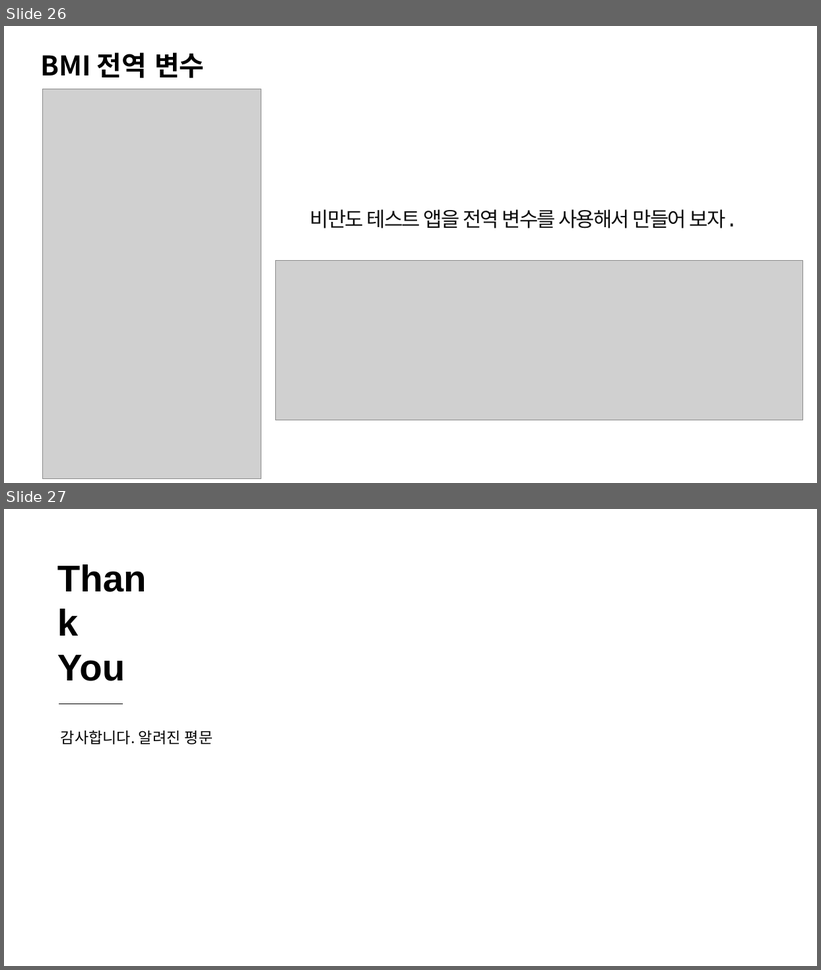
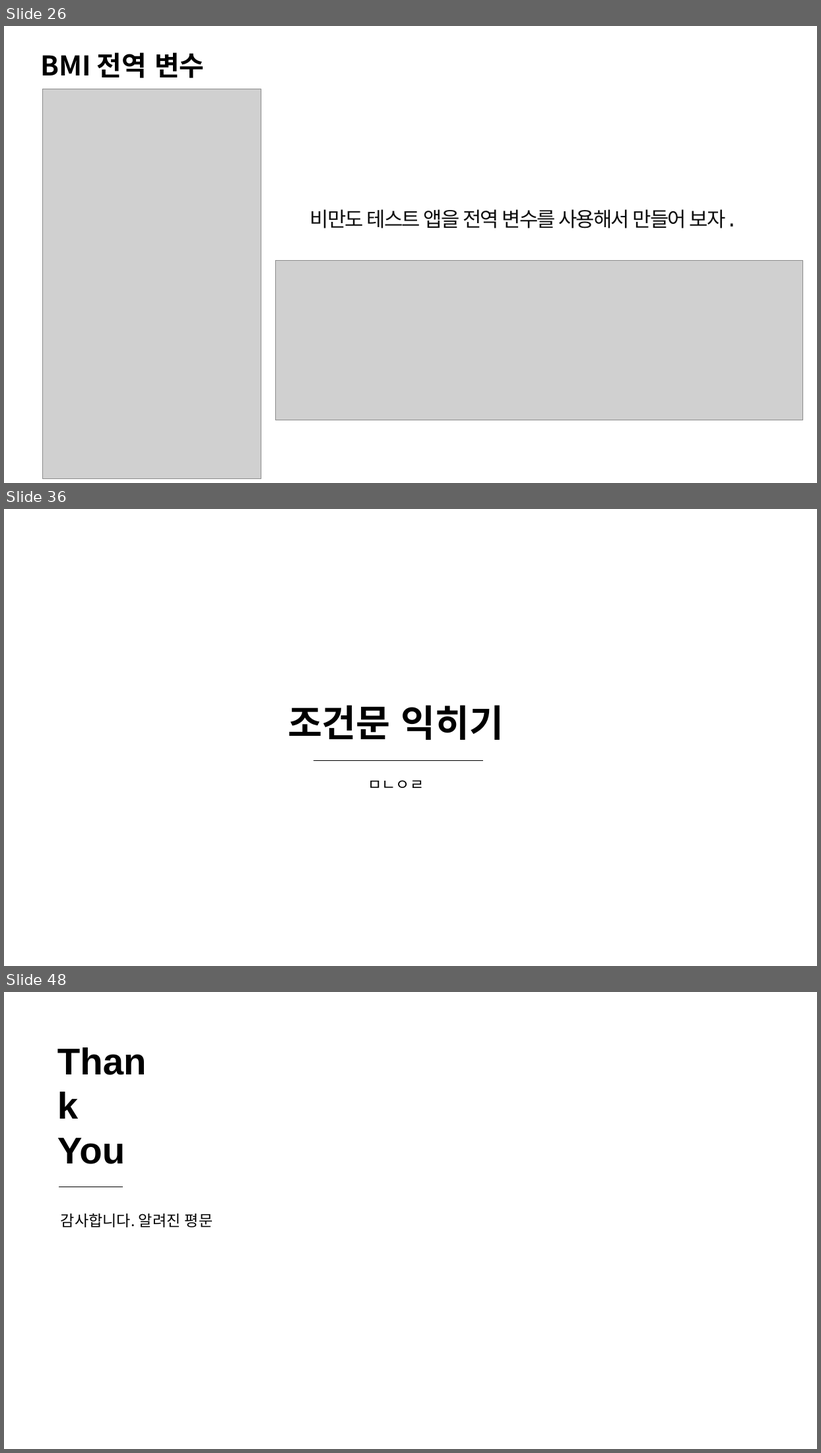
Before and after one commit to sky7th/Kodular, a slide deck: Kodular 기초.pptx. Shown one above the other, each under a label of ours: slides 26 and 27 before the commit, slides 26, 36 and 48 after it; the slides between them are not shown. The pictures are 821x970 and 821x1453 pixels, drawn with LibreOffice and Linux fonts; fonts in the diff are those of the drawing; grey boxes stand for pictures. Boxes give left, top, right and bottom in pixels: in the first picture for what was removed or moved away, otherwise in the second. Text is boxed around its words. In the diff, an @@ line names an element or a change of style, - is before the commit and + after.

```diff
--- a/Kodular 기초.pptx
+++ b/Kodular 기초.pptx
@@ slide 36 added at (4,509,817,966), background #FFFFFF @@
@@ text added at (288,705,504,740), 44 pt, text #000000, bold @@
+조건문 익히기
@@ line added from (314, 760) to (483, 760), #000000 0.5 pt @@
@@ text added at (368,780,424,788), 18 pt, text #000000 @@
+ㅁㄴㅇㄹ
@@ what was slide 27 is now slide 48 @@
```
Also in this commit, not shown: 20 other slides added, 6 other files.
